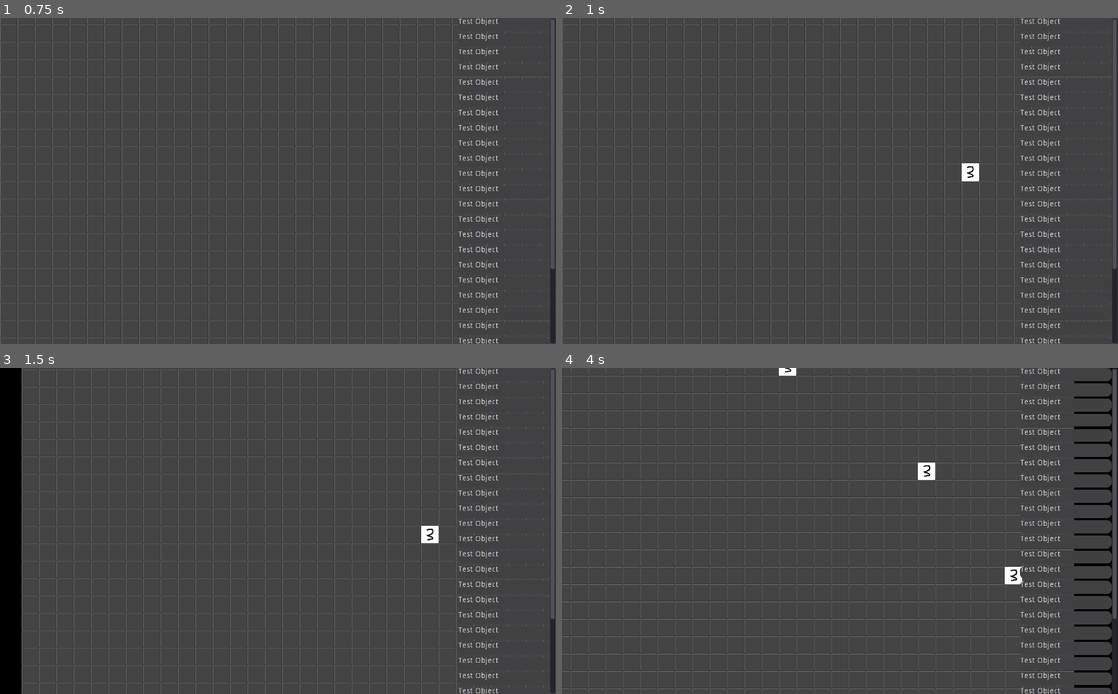
Above: before the commit, frames 1-4 (two rows, left to right).
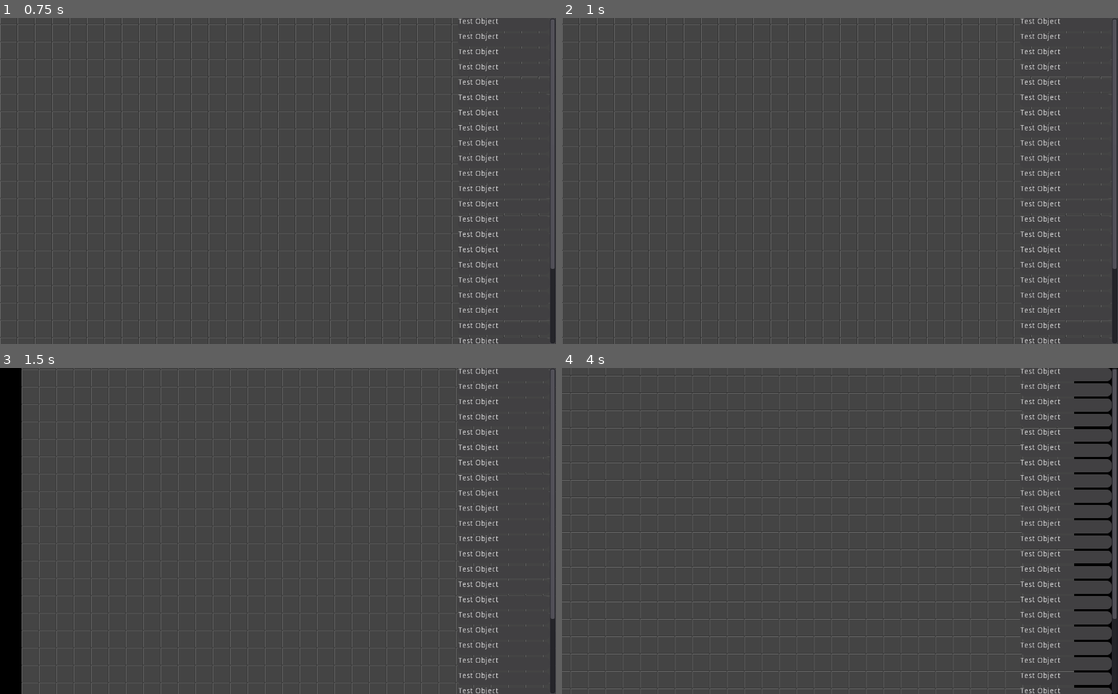
Above: after the commit, the same moments.

Repository: danielcannell/blockson
Game: Godot game, scene res://Splash.tscn
Same seed, same stepped clock (60 frames per second), same inputs: the game is played once before the commit and once after it.
Inputs (mouse positions are in pixels of both pictures, inside the frame that each line leads up to):
- Up to frame 1 (0.75 s): tap Enter at 0.5 s; move the mouse to (400, 164) at 0.52 s; click (400, 164) at 0.67 s
- Up to frame 2 (1 s): no input
- Up to frame 3 (1.5 s): tap Space at 1.25 s; drag from (166, 547) to (250, 596) at 1.27 s
- Up to frame 4 (4 s): tap Enter at 2, 3.5 s; move the mouse to (895, 459) at 2.02 s; click (895, 459) at 2.17 s; tap Space at 2.75 s; drag from (812, 596) to (673, 482) at 2.77 s; move the mouse to (1006, 579) at 3.52 s; click (1006, 579) at 3.67 s

Frame 1 is identical in both runs. In frame 2, 0.2% of the frame differs, in the area x 71-75%, y 44-51%; in frame 3, 0.2%; in frame 4, 0.4%, in the area x 39-83%, y 0-67%.
Error before the commit: Invalid get index 'position' (on base: 'InputEventKey'). (res://Playfield/Playfield.gd:31)

Commit message:
I dont know whats going on

Diff:
--- a/Machines/BasicMiner.gd
+++ b/Machines/BasicMiner.gd
@@ -2,4 +2,4 @@
 
 
 func size():
-    return [1, 1]
+    return [2, 5]
--- a/Playfield/Playfield.gd
+++ b/Playfield/Playfield.gd
@@ -10,6 +10,8 @@
 
 var machines = []
 var tiles = {}
+
+var placing = null
 
 
 func _ready():
@@ -28,18 +30,51 @@
 
 
 func _unhandled_input(event):
-    var tilepos = get_tile_coord(event.position)
+    if event is InputEventMouseButton:
+        if event.button_index == BUTTON_LEFT:
+            if not event.is_pressed():
+                finish_placing(get_tile_coord(event.position))
+        elif event.button_index == BUTTON_RIGHT:
+            begin_placing("BasicMiner")
 
-    if event is InputEventMouseButton:
-        if not event.is_pressed():
-            if tilepos.x >= 0 and tilepos.y >= 0 and tilepos.x < Config.MAP_WIDTH and tilepos.y < Config.MAP_HEIGHT:
-                # Place or select building
-                tilemap.set_cell(tilepos.x, tilepos.y, 2)
     elif event is InputEventMouseMotion:
-        # Render rect on screen?
-        #print("mouse motion at: ", tilepos)
-        pass
+        #print("mouse motion at: ", event.position)
+        update_placing(get_tile_coord(event.position))
 
 
 func begin_placing(name):
-    pass
+    placing = Config.MACHINES[name].new()
+
+
+func update_placing(coord):
+    if placing:
+        print(coord)
+
+
+func finish_placing(coord):
+    if not placing:
+        return
+
+    var size = placing.size()
+    var ok = true
+
+    for i in range(size[0]):
+        for j in range(size[1]):
+            var p = coord + Vector2(i, j)
+            if p in tiles or p.x < 0 or p.x > Config.MAP_WIDTH or p.y < 0 or p.y > Config.MAP_HEIGHT:
+                ok = false
+
+    if ok:
+        print("Placing")
+        for i in range(size[0]):
+            for j in range(size[1]):
+                var p = coord + Vector2(i, j)
+                tiles[p] = placing
+                tilemap.set_cell(p.x, p.y, 2)
+        machines.append(placing)
+    else:
+        print("Bad")
+
+
+    placing = null
+    emit_signal("end_placing")
